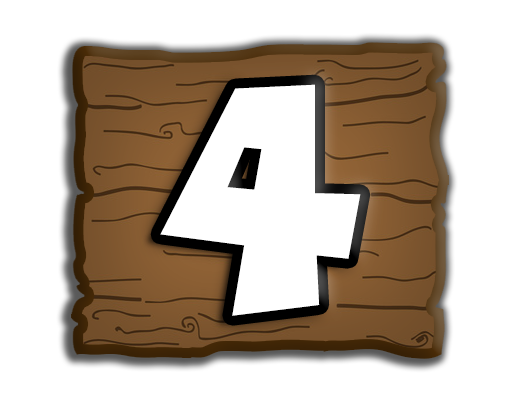
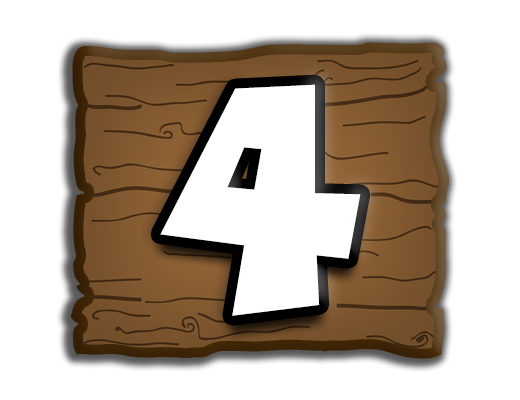
Comparing the layer stacks of the two 520px x 400px images. Changes:
pixels changed over [143, 90, 370, 341] (layer not identified)
